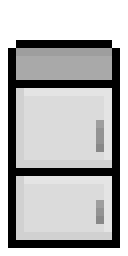
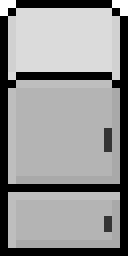
Layers edited between the first and the second 128 × 256 image:
painted on "Capa 1" over left=0, top=0, right=128, bottom=256
